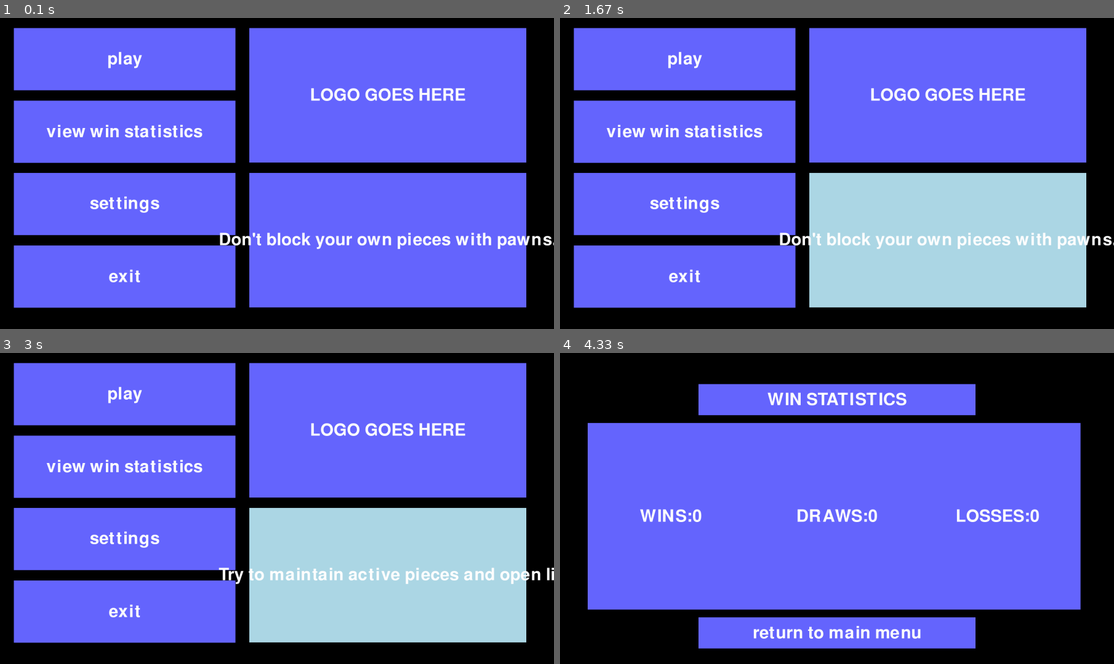
Above: before the commit, frames 1-4 (two rows, left to right).
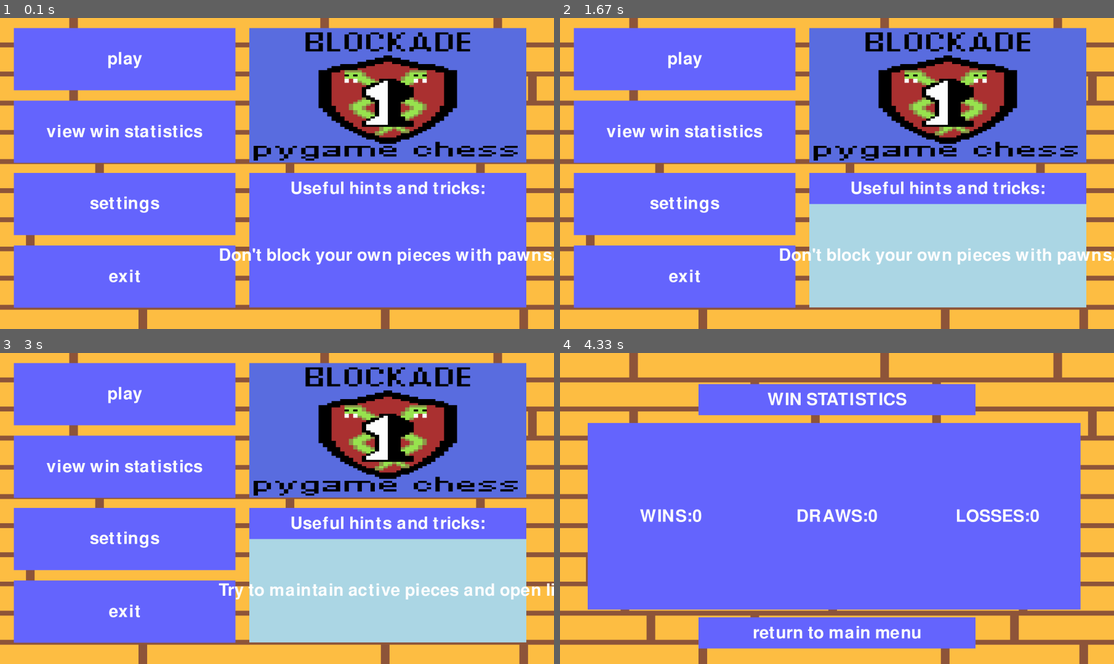
Above: after the commit, the same moments.

Repository: Sh0ookshed/BLOCKADE-pygame-chess
Game: pygame game, started from main_file.py
Same seed, same stepped clock (60 frames per second), same inputs: the game is played once before the commit and once after it.
Inputs (mouse positions are in pixels of both pictures, inside the frame that each line leads up to):
- Up to frame 1 (0.1 s): no input
- Up to frame 2 (1.67 s): click "play" at 0.38 s; click "return to main menu" at 0.72 s; click (665, 126) at 1.22 s; click "return to main menu" at 1.55 s
- Up to frame 3 (3 s): click "settings" at 2.05 s; click (249, 589) at 2.55 s; click (487, 626) at 2.88 s
- Up to frame 4 (4.33 s): click (759, 443) at 3.22 s

The runs differ from the first frame. In frame 1, 49% of the frame differs, in the area x 0-100%, y 0-100%; in frame 2, 53%; in frame 3, 53%; in frame 4, 37%.

Commit message:
add and integrate homemade assets

Diff:
--- a/windows/gameplay_window.py
+++ b/windows/gameplay_window.py
@@ -41,6 +41,10 @@
     window = pygame.display.set_mode((current_settings.window_width, current_settings.window_height)) ##Sets the size of the window to be the current width and height.
     pygame.display.set_caption("BLOCKADE (gameplay)") #Allows user to see game name and be clear what window they are in.
 
+    #loading assets
+    background = pygame.image.load("assets/BLOCKADE BACKGROUND.png").convert()
+    background = pygame.transform.scale(background, (current_settings.window_width, current_settings.window_height))
+
     #creating display boxes
     feedback_display_placeholder = Display_box("feedback placeholder",current_settings.window_width, current_settings.window_height, 0.675, 0.3, 0.3, 0.475,scaled_font(current_settings.window_height),DARKBLUE,WHITE)
 
@@ -75,8 +79,7 @@
                     return (current_settings)
 
         #drawing
-        window.fill((0,0,0)) #fill in the background
-        chess_board_surface.fill((125,100,0))
+        window.blit(background, (0,0)) #fill in the background
 
         for b in button_list: #loop through all of the buttons and draw them onto the window.
             b.b_draw(window)
--- a/windows/main_menu_window.py
+++ b/windows/main_menu_window.py
@@ -39,6 +39,16 @@
     window = pygame.display.set_mode((current_settings.window_width, current_settings.window_height)) #Sets the size of the window to be the current width and height.
     pygame.display.set_caption("BLOCKADE (main menu)") #Allows user to see game name and be clear what window they are in.
 
+    #loading assets
+    background = pygame.image.load("assets/BLOCKADE BACKGROUND.png").convert()
+    background = pygame.transform.scale(background, (current_settings.window_width, current_settings.window_height))
+
+    logo = pygame.image.load("assets/BLOCKADE LOGO.png").convert()
+    logo = pygame.transform.scale(logo, (current_settings.window_width*0.5, current_settings.window_height*0.433))
+
+    #creating display boxes
+    advice_db = Display_box("Useful hints and tricks:", current_settings.window_width, current_settings.window_height, 0.45, 0.499 ,0.5, 0.1,scaled_font(current_settings.window_height),DARKBLUE,WHITE)
+
     #creating buttons
     play_button = Button("play",current_settings.window_width, current_settings.window_height, 0.025, 0.033, 0.4, 0.2,scaled_font(current_settings.window_height),DARKBLUE,LIGHTBLUE,WHITE) #Takes the user to the gameplay window.
 
@@ -48,11 +58,11 @@
 
     exit_button = Button("exit",current_settings.window_width, current_settings.window_height, 0.025, 0.732, 0.4, 0.2,scaled_font(current_settings.window_height),DARKBLUE,LIGHTBLUE,WHITE) #Shuts down the program
 
-    advice_button = Button(rand_item(advice_list),current_settings.window_width, current_settings.window_height, 0.45, 0.499 ,0.5, 0.433,scaled_font(current_settings.window_height),DARKBLUE,LIGHTBLUE,WHITE) #Shows random chess tips and facts to the user. (Can be clicked to update)
-
-    logo_placeholder = Display_box("LOGO GOES HERE",current_settings.window_width, current_settings.window_height, 0.45, 0.033, 0.5, 0.433,scaled_font(current_settings.window_height),DARKBLUE,WHITE) #placeholder
+    advice_button = Button(rand_item(advice_list),current_settings.window_width, current_settings.window_height, 0.45, 0.599 ,0.5, 0.333,scaled_font(current_settings.window_height),DARKBLUE,LIGHTBLUE,WHITE) #Shows random chess tips and facts to the user. (Can be clicked to update)
 
     #lists for easy management and drawing
+    display_box_list = [advice_db]
+
     button_list = [play_button,win_stats_button,settings_menu_button,exit_button,advice_button] #Button list lets the program loop through buttons to iteratively draw and interact with them.
 
     #window loop #While the variable "active" is true the win statistics function won't end unless forcefully exited.
@@ -77,6 +87,11 @@
                     ch = pygame.display.get_surface().get_height() #Updates the current height variable to be the same as the actual height
                     for r in button_list:
                         r.resize(current_settings.window_width, current_settings.window_height,scaled_font(current_settings.window_height)) #Update all buttons to be proportional to the new resolution.
+
+                    for r in display_box_list:
+                        r.resize(current_settings.window_width, current_settings.window_height,scaled_font(current_settings.window_height)) #Update all display boxes to be proportional to the new resolution.
+
+                    logo = pygame.transform.scale(logo, (current_settings.window_width*0.5, current_settings.window_height*0.433))
                     pygame.display.set_caption("BLOCKADE (main menu)") #Makes sure the caption returns to Blockade (main menu)
 
                 elif b == win_stats_button:
@@ -84,6 +99,11 @@
                     window = pygame.display.set_mode((current_settings.window_width, current_settings.window_height))
                     for r in button_list:
                         r.resize(current_settings.window_width, current_settings.window_height,scaled_font(current_settings.window_height)) #Update all buttons to be proportional to the new resolution.
+
+                    for r in display_box_list:
+                        r.resize(current_settings.window_width, current_settings.window_height,scaled_font(current_settings.window_height)) #Update all display boxes to be proportional to the new resolution.
+
+                    logo = pygame.transform.scale(logo, (current_settings.window_width*0.5, current_settings.window_height*0.433))
                     pygame.display.set_caption("BLOCKADE (main menu)")
 
                 elif b == settings_menu_button:
@@ -91,6 +111,11 @@
                     window = pygame.display.set_mode((current_settings.window_width, current_settings.window_height))
                     for r in button_list:
                         r.resize(current_settings.window_width, current_settings.window_height,scaled_font(current_settings.window_height)) #Update all buttons to be proportional to the new resolution.
+
+                    for r in display_box_list:
+                        r.resize(current_settings.window_width, current_settings.window_height,scaled_font(current_settings.window_height)) #Update all display boxes to be proportional to the new resolution.
+
+                    logo = pygame.transform.scale(logo, (current_settings.window_width*0.5, current_settings.window_height*0.433))
                     pygame.display.set_caption("BLOCKADE (main menu)")
 
                 elif b == advice_button:
@@ -101,10 +126,15 @@
                     sys.exit() #Exit the software if this button is clicked.
 
         #drawing
-        window.fill((0,0,0)) #fill in the background
+        window.blit(background, (0, 0)) #fill in the background
+
         for b in button_list:
             b.b_draw(window) #loop through all of the buttons and draw them onto the window.
 
-        logo_placeholder.b_draw(window) #placeholder for logo
+        for b in display_box_list: #loop through all of the display boxes and draw them onto the window.
+            b.b_draw(window)
+
+
+        window.blit(logo, (current_settings.window_width*0.45, current_settings.window_height*0.033)) #placeholder for logo
 
         pygame.display.update() #Updates the frames in the window.
--- a/windows/settings_window.py
+++ b/windows/settings_window.py
@@ -36,6 +36,10 @@
     #display configs
     window = pygame.display.set_mode((current_settings.window_width, current_settings.window_height))
     pygame.display.set_caption("BLOCKADE (settings)") #Allows user to see game name and be clear what window they are in.
+
+    #loading assets
+    background = pygame.image.load("assets/BLOCKADE BACKGROUND.png").convert()
+    background = pygame.transform.scale(background, (current_settings.window_width, current_settings.window_height))
 
     #creating display boxes
     resolution_db = Display_box("RESOLUTION:",current_settings.window_width, current_settings.window_height, 0.025, 0.033, 0.4, 0.15,scaled_font(current_settings.window_height),DARKBLUE,WHITE) #Display box that points towards resolution button.
@@ -131,7 +135,7 @@
 
 
         #drawing
-        window.fill((0,0,0)) #fill in the background
+        window.blit(background, (0,0)) #fill in the background
 
         for b in button_list: #loop through all of the buttons and draw them onto the window.
             b.b_draw(window)
--- a/windows/win_statistics_window.py
+++ b/windows/win_statistics_window.py
@@ -36,6 +36,10 @@
     window = pygame.display.set_mode((current_settings.window_width, current_settings.window_height)) #Sets the size of the window to be the current width and height.
     pygame.display.set_caption("BLOCKADE (win statistics)") #Allows user to see game name to be clear what window they are in.
 
+    #loading assets
+    background = pygame.image.load("assets/BLOCKADE BACKGROUND.png").convert()
+    background = pygame.transform.scale(background, (current_settings.window_width, current_settings.window_height))
+
     #creating display boxes
     win_stats_title_db = Display_box("WIN STATISTICS",current_settings.window_width, current_settings.window_height,0.25,0.1,0.5,0.1,scaled_font(current_settings.window_height),DARKBLUE,WHITE) #Title at the top of the screen
 
@@ -70,7 +74,8 @@
                     return (current_settings)  #Updates the resolution in main menu so the windows are the same size.
 
         #drawing
-        window.fill((0,0,0))  #fill in the background
+        window.blit(background, (0,0))  #fill in the background
+
         for b in button_list:
             b.b_draw(window) #loop through all of the buttons and draw them onto the window
 
Binary file added: assets/BLOCKADE BACKGROUND.png
Binary file added: assets/BLOCKADE LOGO.png
